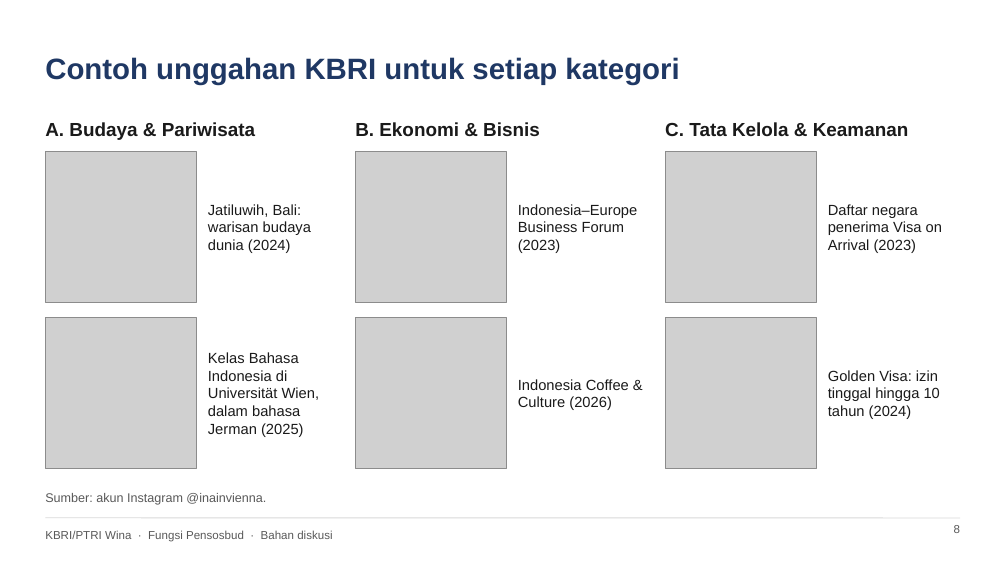
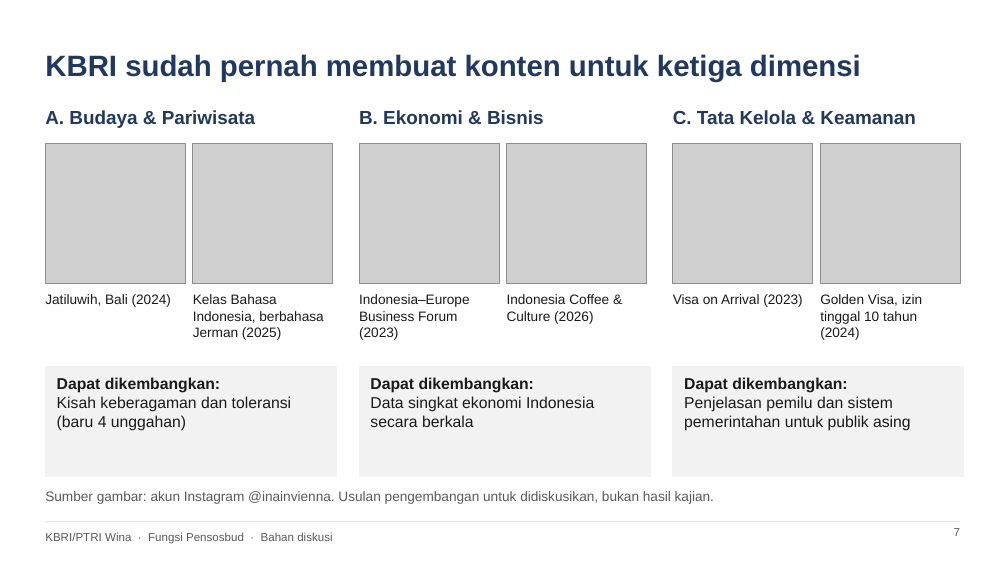
Before and after one commit to quintareva09/quintadeyandaputri, a slide deck: slide 7 of ici_analysis/KBRI_Wina_Penataan_Konten_Instagram.pptx (slide 8 before the commit). Drawn at 1008x567 pixels with LibreOffice and Linux fonts; fonts in the diff are those of the drawing; grey boxes stand for pictures. Boxes give left, top, right and bottom in pixels: in the first picture for what was removed or moved away, otherwise in the second. Text is boxed around its words. In the diff, an @@ line names an element or a change of style, - is before the commit and + after.

```diff
--- a/ici_analysis/KBRI_Wina_Penataan_Konten_Instagram.pptx
+++ b/ici_analysis/KBRI_Wina_Penataan_Konten_Instagram.pptx
@@ title at [45, 54, 861, 81]: text changed @@
-Contoh unggahan KBRI untuk setiap kategori
+KBRI sudah pernah membuat konten untuk ketiga dimensi
@@ text "A. Budaya & Pariwisata": place and size @@
-text "A. Budaya & Pariwisata" at [45, 122, 255, 140]
+text "A. Budaya & Pariwisata" at [45, 110, 255, 128]
@@ text "B. Ekonomi & Bisnis": place and size @@
-text "B. Ekonomi & Bisnis" at [355, 122, 540, 136]
+text "B. Ekonomi & Bisnis" at [359, 110, 544, 124]
@@ text colour #1A1A1A to #1F3864; vertical alignment middle to top in 3 elements at [45, 110, 255, 128], [359, 110, 544, 124], [673, 110, 915, 124] @@
@@ text "C. Tata Kelola & Keamanan": place and size @@
-text "C. Tata Kelola & Keamanan" at [665, 122, 908, 136]
+text "C. Tata Kelola & Keamanan" at [673, 110, 915, 124]
@@ picture: place and size @@
-picture at [45, 151, 197, 302]
+picture at [45, 144, 185, 284]
@@ picture: place and size @@
-picture at [45, 318, 197, 469]
+picture at [193, 144, 333, 284]
@@ picture: place and size @@
-picture at [355, 151, 507, 302]
+picture at [359, 144, 499, 284]
@@ picture: place and size @@
-picture at [355, 318, 507, 469]
+picture at [507, 144, 647, 284]
@@ picture: place and size @@
-picture at [665, 151, 817, 302]
+picture at [673, 144, 813, 284]
@@ picture: place and size @@
-picture at [665, 318, 817, 469]
+picture at [820, 144, 960, 284]
@@ vertical alignment middle to top in 5 elements at [820, 294, 922, 340], [45, 491, 714, 504], [193, 294, 323, 340], [673, 294, 802, 307], [45, 294, 171, 307] @@
@@ text at [45, 294, 171, 307]: text changed; size 14 to 13 pt @@
-Jatiluwih, Bali: warisan budaya dunia (2024)
+Jatiluwih, Bali (2024)
@@ text at [193, 294, 323, 340]: text changed; size 14 to 13 pt @@
-Kelas Bahasa Indonesia di Universität Wien, dalam bahasa Jerman (2025)
+Kelas Bahasa Indonesia, berbahasa Jerman (2025)
@@ text "Indonesia–Europe Business Forum (2023)" at [359, 294, 470, 340]: size 14 to 13 pt; vertical alignment middle to top @@
@@ text "Indonesia–Europe Business Forum (2023)": place and size @@
-text "Indonesia–Europe Business Forum (2023)" at [518, 204, 637, 253]
+text "Indonesia–Europe Business Forum (2023)" at [359, 294, 470, 340]
@@ text "Indonesia Coffee & Culture (2026)": place and size @@
-text "Indonesia Coffee & Culture (2026)" at [518, 379, 629, 410]
+text "Indonesia Coffee & Culture (2026)" at [507, 294, 609, 324]
@@ text "Indonesia Coffee & Culture (2026)" at [507, 294, 609, 324]: size 14 to 13 pt; vertical alignment middle to top @@
@@ text at [673, 294, 802, 307]: text changed; size 14 to 13 pt @@
-Daftar negara penerima Visa on Arrival (2023)
+Visa on Arrival (2023)
@@ text at [820, 294, 922, 340]: text changed; size 14 to 13 pt @@
-Golden Visa: izin tinggal hingga 10 tahun (2024)
+Golden Visa, izin tinggal 10 tahun (2024)
@@ rectangle added at [45, 367, 337, 476], fill #F2F2F2, outline #F2F2F2 1 pt @@
@@ text added at [57, 377, 291, 431], 15 pt, text #1A1A1A @@
+Dapat dikembangkan:
+Kisah keberagaman dan toleransi (baru 4 unggahan)
@@ rectangle added at [359, 367, 650, 476], fill #F2F2F2, outline #F2F2F2 1 pt @@
@@ text added at [370, 377, 594, 427], 15 pt, text #1A1A1A @@
+Dapat dikembangkan:
+Data singkat ekonomi Indonesia secara berkala
@@ rectangle added at [673, 367, 964, 476], fill #F2F2F2, outline #F2F2F2 1 pt @@
@@ text added at [684, 377, 911, 431], 15 pt, text #1A1A1A @@
+Dapat dikembangkan:
+Penjelasan pemilu dan sistem pemerintahan untuk publik asing
@@ text at [45, 491, 714, 504]: text changed; size 12 to 13 pt @@
-Sumber: akun Instagram @inainvienna.
+Sumber gambar: akun Instagram @inainvienna. Usulan pengembangan untuk didiskusikan, bukan hasil kajian.
@@ line moved from (45, 518) - (960, 518) to (45, 522) - (960, 522) @@
@@ page number removed at [954, 525, 960, 533] @@
-8
@@ page number added at [954, 528, 960, 536], 11 pt, text #595959 @@
+7
```
Also in this commit, not shown: 9 other slides changed, 1 slide removed, 2 other files.
